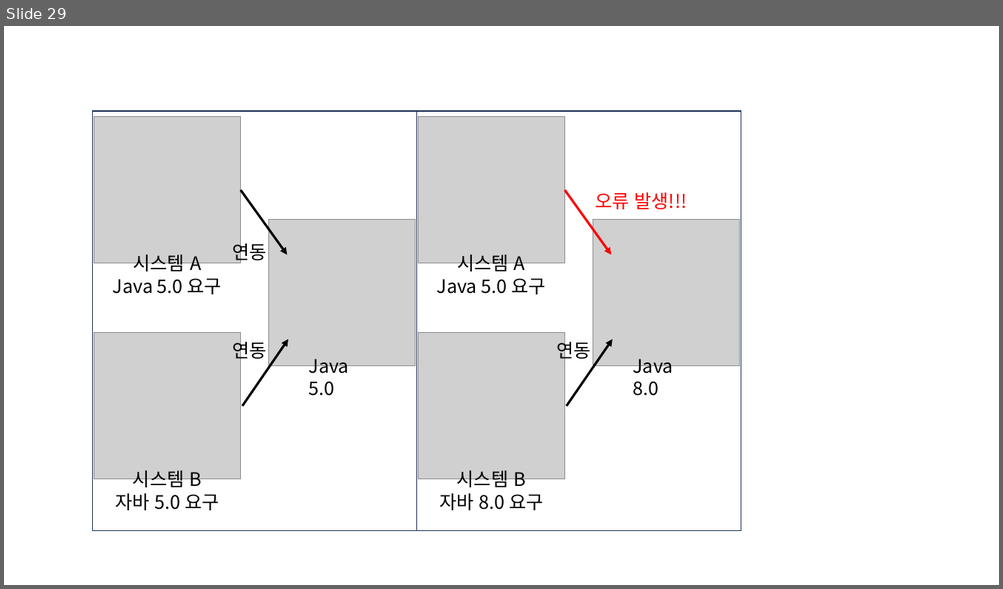
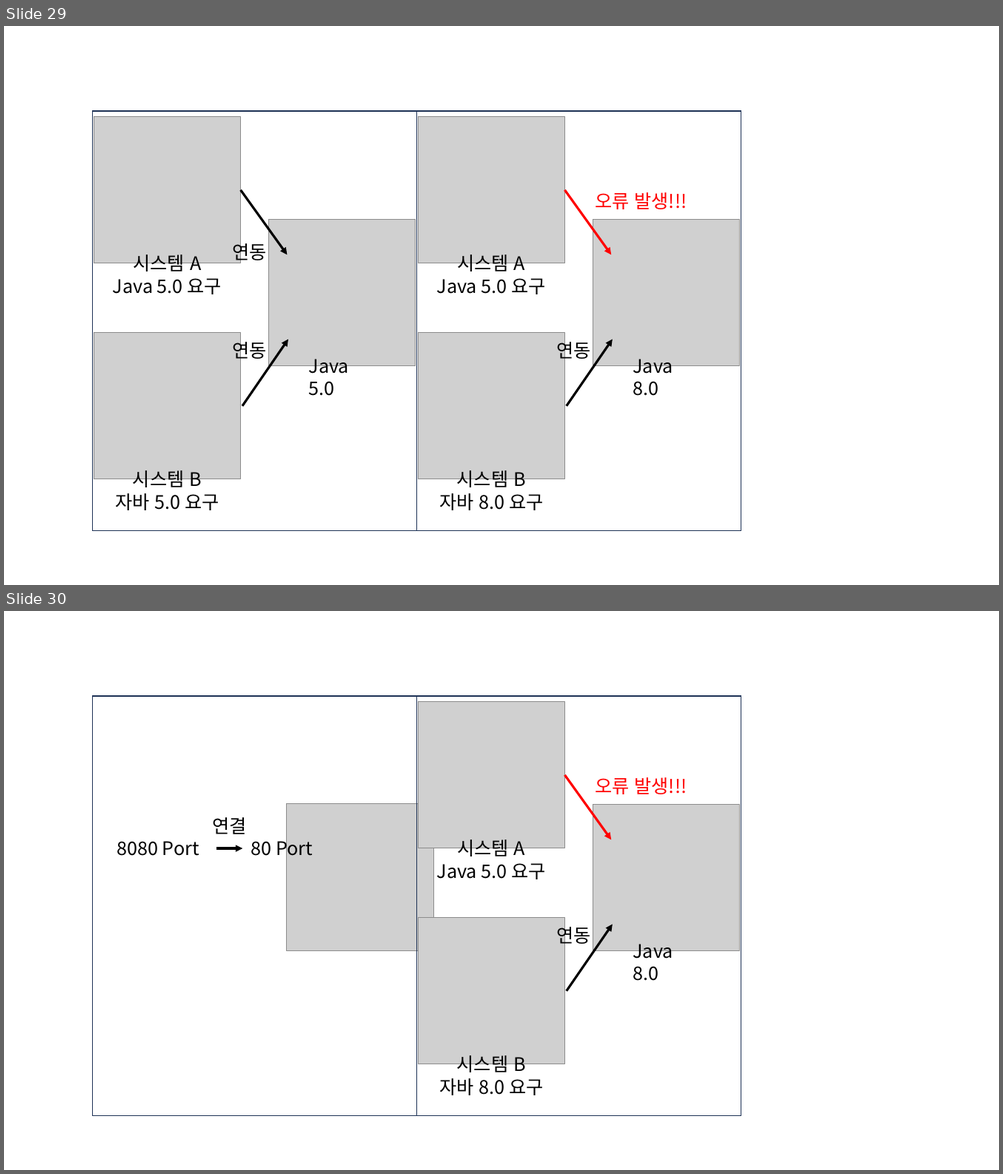
Before and after one commit to yyechan0602/yyechan0602.github.io, a slide deck: 블로그 그림.pptx. Shown one above the other, each under a label of ours: slide 29 before the commit, slides 29 and 30 after it. The pictures are 1003x589 and 1003x1174 pixels, drawn with LibreOffice and Linux fonts; fonts in the diff are those of the drawing; grey boxes stand for pictures. Boxes give left, top, right and bottom in pixels: in the first picture for what was removed or moved away, otherwise in the second. Text is boxed around its words. In the diff, an @@ line names an element or a change of style, - is before the commit and + after.

```diff
--- a/블로그 그림.pptx
+++ b/블로그 그림.pptx
@@ slide 30 added at (4, 611, 999, 1170), background #FFFFFF @@
@@ rectangle added at (93, 696, 417, 1116), outline #1E3256 1 pt @@
@@ rectangle added at (417, 696, 740, 1116), outline #1E3256 1 pt @@
@@ picture added at (418, 702, 565, 849) @@
@@ arrow added from (564, 775) to (612, 840), #FF0000 2.25 pt @@
@@ text added at (595, 777, 686, 795), 18 pt, text #FF0000 @@
+오류 발생!!!
@@ picture added at (287, 804, 434, 951) @@
@@ picture added at (593, 804, 740, 951) @@
@@ text added at (212, 817, 246, 834), 18 pt, text #000000 @@
+연결
@@ text added at (116, 841, 199, 856), 18 pt, text #000000 @@
+8080 Port
@@ arrow added from (216, 849) to (243, 849), #000000 2.25 pt @@
@@ text added at (251, 837, 313, 860), 18 pt, text #000000 @@
+80 Port
@@ text added at (437, 840, 545, 880), 18 pt, text #000000 @@
+시스템 A
+Java 5.0 요구
@@ picture added at (418, 917, 565, 1065) @@
@@ text added at (556, 923, 590, 947), 18 pt, text #000000 @@
+연동
@@ arrow added from (566, 991) to (612, 924), #000000 2.25 pt @@
@@ text added at (632, 944, 672, 981), 18 pt, text #000000 @@
+Java 8.0
@@ text added at (439, 1056, 543, 1096), 18 pt, text #000000 @@
+시스템 B
+자바 8.0 요구
```
Also in this commit, not shown: 2 other slides added, 1 slide removed, 4 other files.
